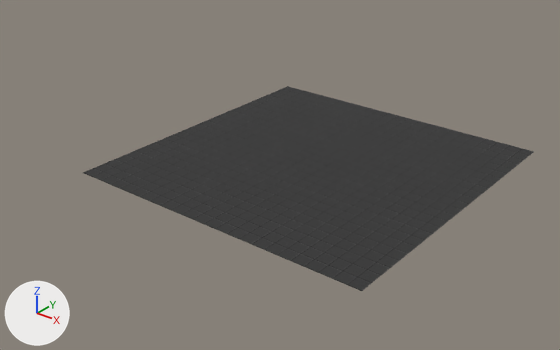
An edit to the glTF model assets/playtest_map_24x24_scale1.gltf, drawn before and after from the same camera.
The view is the same before and after, from a 50 mm camera at (61.5, -85.2, 48.6) aimed at (-0.2, -8.1, 0.8). The axes (+X, +Y, +Z) are drawn at lower left. The lights are the same throughout. Where no turn or scale is listed for an object, it has been applied to the vertices.
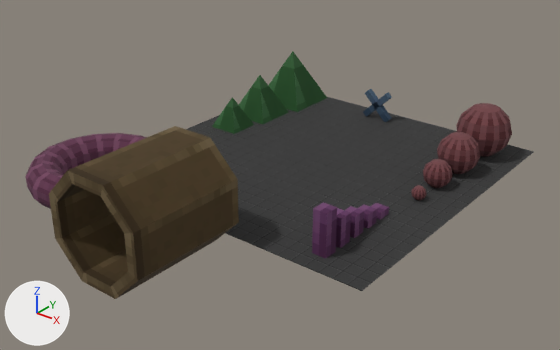
The newer file is also rescaled (x4.0) as a whole; pictures and numbers use the older file's frame.

Pixel boxes (x1, y1, x2, y2) of what changed, in the pictures (560 x 350 px):
'tube', added
    after: (49, 126, 239, 299)
'torus', added
    after: (26, 133, 147, 209)
'sphere', added
    after: (456, 103, 512, 156)
'pyramid.002', added
    after: (268, 51, 327, 112)
'sphere.001', added
    after: (437, 132, 480, 174)
'pyramid.001', added
    after: (239, 75, 289, 124)
'cube.003', added
    after: (312, 202, 337, 259)
'pyramid', added
    after: (212, 97, 254, 134)
'sphere.002', added
    after: (423, 159, 452, 188)
'cube', added
    after: (336, 208, 351, 248)
'cube.001', added
    after: (345, 206, 364, 238)
'cube.005', added
    after: (365, 89, 391, 122)
'cube.002', added
    after: (358, 204, 377, 229)
'cube.006', added
    after: (363, 92, 392, 117)
'sphere.003', added
    after: (411, 185, 427, 200)
'cube.004', added
    after: (370, 203, 389, 220)
'plane.002', unchanged, covered by the edit
    before: (83, 139, 239, 205)
    after: (226, 161, 239, 169)

The change, as a list of edits to the scene's bpy script:
```text
Add mat_material_6:
    mat_material_6 = bpy.data.materials.new('Material_6')
    # uses the picture img_image_6
Add mat_material_5:
    mat_material_5 = bpy.data.materials.new('Material_5')
    # uses the picture img_image_5
Add mat_material_4:
    mat_material_4 = bpy.data.materials.new('Material_4')
    # uses the picture img_image_4
Add mat_material_3:
    mat_material_3 = bpy.data.materials.new('Material_3')
    # uses the picture img_image_3
Add mat_material_2:
    mat_material_2 = bpy.data.materials.new('Material_2')
    # uses the picture img_image_2
Add mat_material_1:
    mat_material_1 = bpy.data.materials.new('Material_1')
    # uses the picture img_image_1
Add ob_cube_006:
    ob_cube_006 = bpy.data.objects.new('cube.006', me_mesh_24)  # 8 vertices, 12 faces; spans x -0.71..4.24, y 0.0..1.0, z 0.0..4.95
    ob_cube_006.location = (-4.0, 20.0, 0.0)
Add ob_cube_005:
    ob_cube_005 = bpy.data.objects.new('cube.005', me_mesh_23)  # 8 vertices, 12 faces; spans x -3.54..1.41, y 0.0..1.0, z -2.12..2.83
    ob_cube_005.location = (-1.0, 20.0, 2.0)
Add ob_torus:
    ob_torus = bpy.data.objects.new('torus', me_mesh_22)  # a torus around z (ring radius 8.2, tube radius 2.6) spanning x -10.4..10.4, y -10.4..10.4, z -2.5..2.5
    ob_torus.location = (-22.0, -22.0, 0.0)
Add ob_tube:
    ob_tube = bpy.data.objects.new('tube', me_mesh_21)  # 32 vertices, 64 faces; spans x -7.0..7.0, y 0.0..16.0, z -7.0..7.0
    ob_tube.location = (0.0, -41.0, 6.0)
Add ob_sphere_003:
    ob_sphere_003 = bpy.data.objects.new('sphere.003', me_mesh_20)  # a UV sphere (12 segments, 6 rings, poles along z) spanning x -1.0..1.0, y -1.0..1.0, z -1.0..1.0
    ob_sphere_003.location = (18.0, -1.0, 1.0)
Add ob_sphere_002:
    ob_sphere_002 = bpy.data.objects.new('sphere.002', me_mesh_19)  # a UV sphere (12 segments, 6 rings, poles along z) spanning x -2.0..2.0, y -2.0..2.0, z -2.0..2.0
    ob_sphere_002.location = (18.0, 4.0, 2.0)
Add ob_sphere_001:
    ob_sphere_001 = bpy.data.objects.new('sphere.001', me_mesh_18)  # a UV sphere (12 segments, 6 rings, poles along z) spanning x -3.0..3.0, y -3.0..3.0, z -3.0..3.0
    ob_sphere_001.location = (18.0, 10.0, 3.0)
Add ob_sphere:
    ob_sphere = bpy.data.objects.new('sphere', me_mesh_17)  # a UV sphere (12 segments, 6 rings, poles along z) spanning x -4.0..4.0, y -4.0..4.0, z -4.0..4.0
    ob_sphere.location = (18.0, 18.0, 4.0)
Add ob_pyramid_002:
    ob_pyramid_002 = bpy.data.objects.new('pyramid.002', me_mesh_16)  # 5 vertices, 6 faces; spans x -4.5..4.5, y -4.5..4.5, z -3.0..6.0
    ob_pyramid_002.location = (-19.0, 19.0, 3.0)
Add ob_pyramid_001:
    ob_pyramid_001 = bpy.data.objects.new('pyramid.001', me_mesh_15)  # 5 vertices, 6 faces; spans x -3.5..3.5, y -3.5..3.5, z -2.0..5.0
    ob_pyramid_001.location = (-19.0, 10.0, 2.0)
Add ob_pyramid:
    ob_pyramid = bpy.data.objects.new('pyramid', me_mesh_14)  # 5 vertices, 6 faces; spans x -2.5..2.5, y -2.5..2.5, z -1.0..4.0
    ob_pyramid.location = (-19.0, 3.0, 1.0)
Add ob_cube_004:
    ob_cube_004 = bpy.data.objects.new('cube.004', me_mesh_13)  # a box spanning x -1.0..1.0, y -1.0..1.0, z 0.0..1.0
    ob_cube_004.location = (16.0, -8.0, 0.0)
Add ob_cube_003:
    ob_cube_003 = bpy.data.objects.new('cube.003', me_mesh_12)  # a box spanning x -1.0..1.0, y -1.0..1.0, z 0.0..6.0
    ob_cube_003.location = (16.0, -20.0, 0.0)
Add ob_cube_002:
    ob_cube_002 = bpy.data.objects.new('cube.002', me_mesh_11)  # a box spanning x -1.0..1.0, y -1.0..1.0, z 0.0..2.0
    ob_cube_002.location = (16.0, -11.0, 0.0)
Add ob_cube_001:
    ob_cube_001 = bpy.data.objects.new('cube.001', me_mesh_10)  # a box spanning x -1.0..1.0, y -1.0..1.0, z 0.0..3.0
    ob_cube_001.location = (16.0, -14.0, 0.0)
Add ob_cube:
    ob_cube = bpy.data.objects.new('cube', me_mesh_9)  # a box spanning x -1.0..1.0, y -1.0..1.0, z 0.0..4.0
    ob_cube.location = (16.0, -17.0, 0.0)
```
